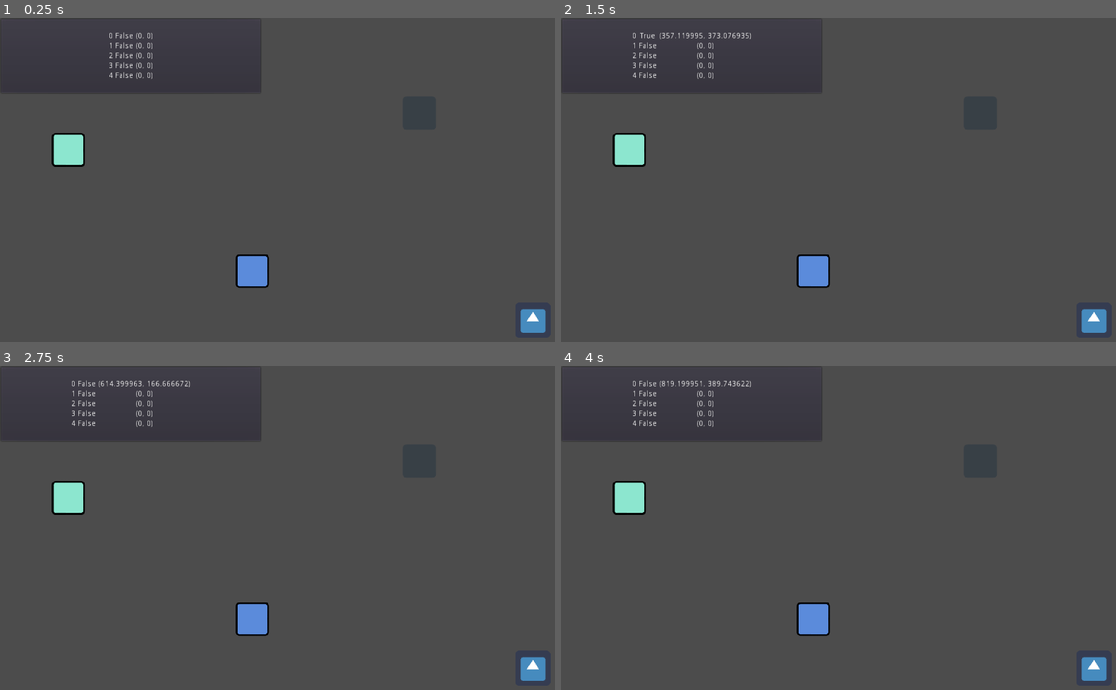
Above: before the commit, frames 1-4 (two rows, left to right).
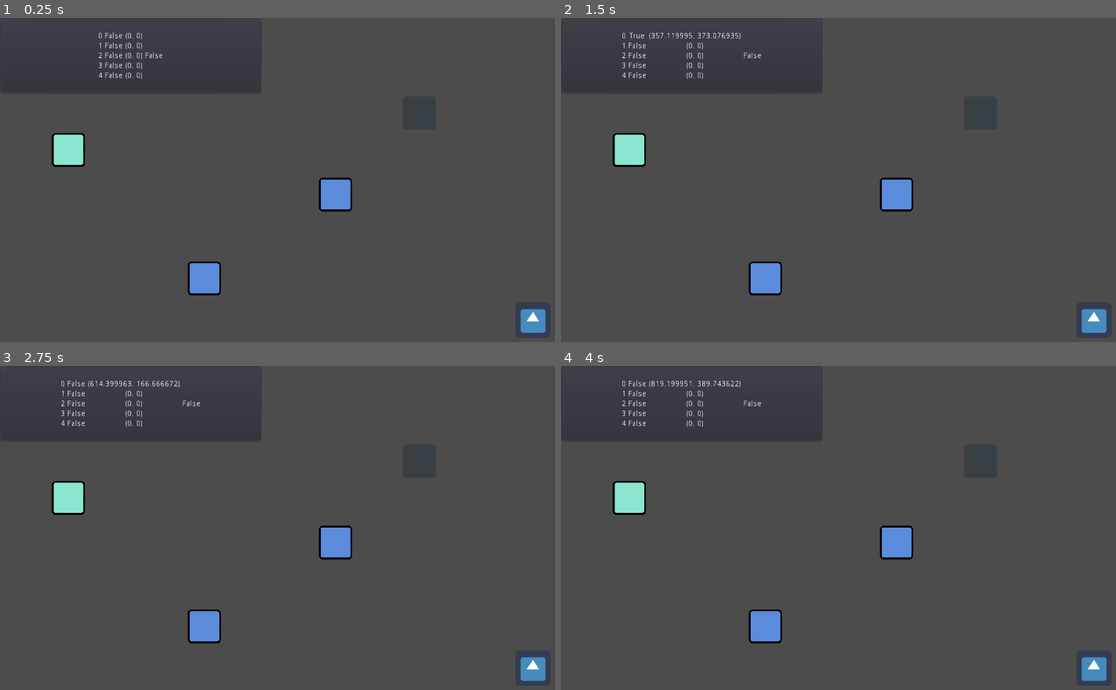
Above: after the commit, the same moments.

Repository: ikhtopod/splash-of-contacts-prototype
Game: Godot game, scene res://Demo/Demo.tscn
Two runs of this game, one before a commit and one after it. Both use one fixed random seed, a clock stepped at 60 frames per second and the inputs below. The engine's default icon, where the game draws it, is replaced by a stand-in: a white triangle on a blue panel in a dark square.
Inputs (mouse positions are in pixels of both pictures, inside the frame that each line leads up to):
- Up to frame 1 (0.25 s): no input
- Up to frame 2 (1.5 s): tap Enter at 0.5 s; move the mouse to (966, 167) at 0.52 s; click (966, 167) at 0.67 s; tap Space at 1.25 s; drag from (727, 199) to (810, 270) at 1.27 s
- Up to frame 3 (2.75 s): move the mouse to (338, 459) at 2.02 s; click (338, 459) at 2.17 s
- Up to frame 4 (4 s): tap Enter at 2.75 s; drag from (816, 596) to (672, 482) at 2.77 s; move the mouse to (1010, 579) at 3.52 s; click (1010, 579) at 3.67 s

The runs differ from the first frame. In frame 1, 2.2% of the frame differs, in the area x 17-64%, y 4-86%; in frame 2, 2.4%; in frame 3, 2.4%, in the area x 11-64%, y 4-86%; in frame 4, 2.4%.

Commit message:
the player can see when energy stations is touching

Diff:
--- a/Demo/Demo.gd
+++ b/Demo/Demo.gd
@@ -1,5 +1,7 @@
 extends Node2D
 
+onready var Finger := preload("res://Demo/finger.tscn")
+onready var fingers := {}
 
 func ShowTouchManagerStat() -> void:
 	for i in range(TouchManager.MultiTouch.MAX_TOUCH):
@@ -16,6 +18,23 @@
 func _process(delta):
 	ShowTouchManagerStat()
 
+	var curr_indices: Array = []
+
+	for touch in TouchManager.current_touch.GetOnlyPressed():
+		curr_indices.push_back(touch.GetIndex())
+
+		if fingers.has(touch.GetIndex()):
+			fingers[touch.GetIndex()].position = touch.GetPosition()
+		else:
+			fingers[touch.GetIndex()] = Finger.instance()
+			fingers[touch.GetIndex()].position = touch.GetPosition()
+			$fingers.add_child(fingers[touch.GetIndex()])
+
+	for key in fingers.keys():
+		if !curr_indices.has(key):
+			fingers[key].queue_free()
+			fingers.erase(key)
+
 
 func _on_TouchScreenButton_pressed():
 	get_tree().quit()
--- a/Demo/Demo.tscn
+++ b/Demo/Demo.tscn
@@ -11,7 +11,10 @@
 script = ExtResource( 1 )
 
 [node name="energy" parent="." instance=ExtResource( 2 )]
-position = Vector2( 458, 460 )
+position = Vector2( 370.806, 473.305 )
+
+[node name="energy2" parent="." instance=ExtResource( 2 )]
+position = Vector2( 608.965, 321.063 )
 
 [node name="zone" parent="." instance=ExtResource( 3 )]
 position = Vector2( 761, 173 )
@@ -19,7 +22,10 @@
 [node name="player" parent="." instance=ExtResource( 4 )]
 position = Vector2( 124, 240 )
 
+[node name="fingers" type="Node" parent="."]
+
 [node name="Control" type="Control" parent="."]
+editor/display_folded = true
 margin_right = 40.0
 margin_bottom = 40.0
 
@@ -35,8 +41,9 @@
 alignment = 1
 
 [node name="index" type="VBoxContainer" parent="Control/PanelContainer/HBoxContainer"]
-margin_left = 167.0
-margin_right = 175.0
+editor/display_folded = true
+margin_left = 162.0
+margin_right = 170.0
 margin_bottom = 124.0
 alignment = 1
 
@@ -81,8 +88,9 @@
 valign = 1
 
 [node name="pressed" type="VBoxContainer" parent="Control/PanelContainer/HBoxContainer"]
-margin_left = 179.0
-margin_right = 230.0
+editor/display_folded = true
+margin_left = 174.0
+margin_right = 225.0
 margin_bottom = 124.0
 alignment = 1
 
@@ -127,8 +135,9 @@
 valign = 1
 
 [node name="position" type="VBoxContainer" parent="Control/PanelContainer/HBoxContainer"]
-margin_left = 234.0
-margin_right = 294.0
+editor/display_folded = true
+margin_left = 229.0
+margin_right = 289.0
 margin_bottom = 124.0
 alignment = 1
 
@@ -172,6 +181,13 @@
 align = 1
 valign = 1
 
+[node name="can_moving_label" type="Label" parent="Control/PanelContainer/HBoxContainer"]
+margin_left = 293.0
+margin_top = 55.0
+margin_right = 299.0
+margin_bottom = 69.0
+text = "?"
+
 [node name="TouchScreenButtonExit" type="TouchScreenButton" parent="Control"]
 position = Vector2( 935.078, 516.942 )
 normal = ExtResource( 5 )
--- a/Demo/energy.gd
+++ b/Demo/energy.gd
@@ -1,4 +1,13 @@
 extends Area2D
 
-func _on_energy_body_entered(body):
-	print(body)
+onready var is_pressed := false
+
+
+func _on_energy_area_entered(area):
+	print("Area Entered: " + str(area))
+	is_pressed = true
+
+
+func _on_energy_area_exited(area):
+	print("Area Exited: " + str(area))
+	is_pressed = false
--- a/Demo/energy.tscn
+++ b/Demo/energy.tscn
@@ -6,7 +6,9 @@
 [sub_resource type="RectangleShape2D" id=1]
 extents = Vector2( 30, 30 )
 
-[node name="energy" type="Area2D"]
+[node name="energy" type="Area2D" groups=[
+"energy",
+]]
 script = ExtResource( 1 )
 
 [node name="sprite" type="Sprite" parent="."]
@@ -14,4 +16,5 @@
 
 [node name="collision" type="CollisionShape2D" parent="."]
 shape = SubResource( 1 )
-[connection signal="body_entered" from="." to="." method="_on_energy_body_entered"]
+[connection signal="area_entered" from="." to="." method="_on_energy_area_entered"]
+[connection signal="area_exited" from="." to="." method="_on_energy_area_exited"]
--- a/Demo/player.gd
+++ b/Demo/player.gd
@@ -1,4 +1,15 @@
 extends KinematicBody2D
 
-func _input(event):
-    pass
+onready var can_moving := false
+
+func all_energies_is_pressed():
+	for energy in get_tree().get_nodes_in_group("energy"):
+		if !energy.is_pressed:
+			return false
+
+	return true
+
+
+func _process(delta):
+	can_moving = all_energies_is_pressed()
+	get_node("../Control/PanelContainer/HBoxContainer/can_moving_label").text = str(can_moving)
--- a/Scripts/TouchManager.gd
+++ b/Scripts/TouchManager.gd
@@ -58,7 +58,7 @@
 		var result: Array = []
 
 		for touch in m_touch:
-			if touch.GetPressed():
+			if touch.IsPressed():
 				result.push_back(touch)
 
 		return result
